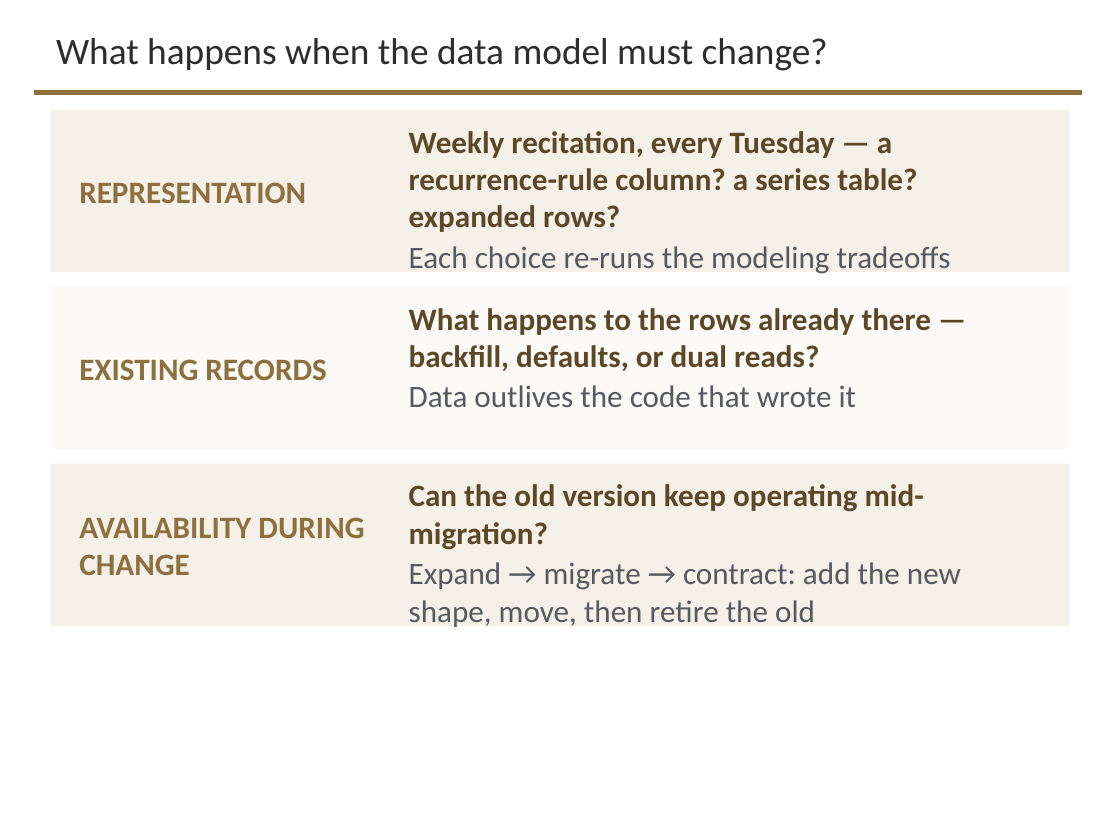
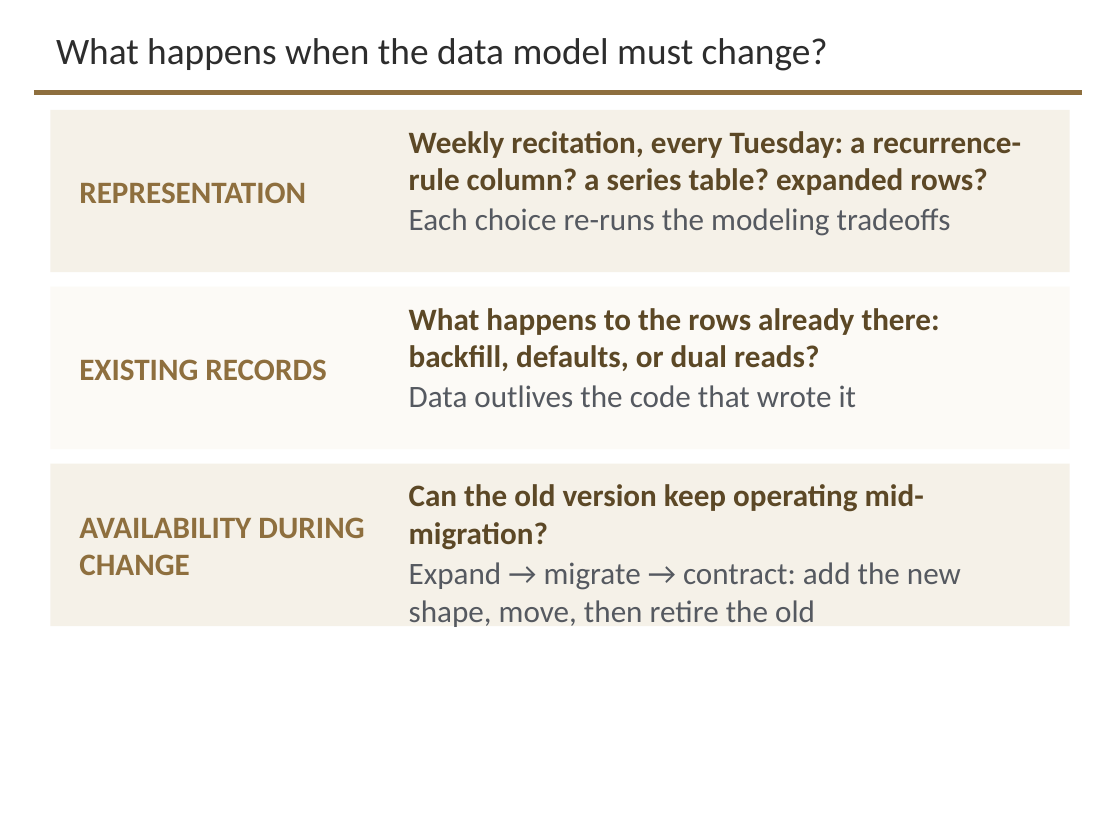
Before and after one commit to davisjam/model-based-agentic-software-engineering, a slide deck: slide 26 of course/lectures/act-3-software-in-the-world/02-compute-environments-and-data-management/3-2-Data-Management.pptx. Drawn at 1120x840 pixels with LibreOffice and Linux fonts; fonts in the diff are those of the drawing; background and template pictures are left out. Boxes give left, top, right and bottom in pixels: in the first picture for what was removed or moved away, otherwise in the second. Text is boxed around its words. In the diff, an @@ line names an element or a change of style, - is before the commit and + after.

```diff
--- a/course/lectures/act-3-software-in-the-world/02-compute-environments-and-data-management/3-2-Data-Management.pptx
+++ b/course/lectures/act-3-software-in-the-world/02-compute-environments-and-data-management/3-2-Data-Management.pptx
@@ text at box(409, 131, 1022, 195): text changed @@
-Weekly recitation, every Tuesday — a recurrence-rule column? a series table? expanded rows?
+Weekly recitation, every Tuesday: a recurrence-rule column? a series table? expanded rows?
@@ text at box(409, 308, 940, 371): text changed @@
-What happens to the rows already there — backfill, defaults, or dual reads?
+What happens to the rows already there: backfill, defaults, or dual reads?
```
Also in this commit, not shown: 13 other slides changed.
